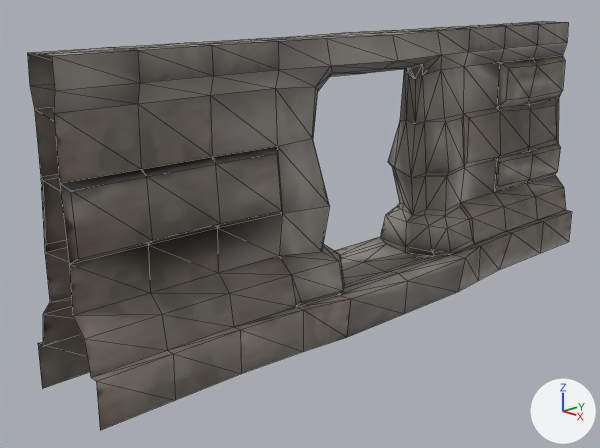
The Blender file blender/castle_main.blend: old version first, new version second.
Before and after are seen from a camera (50 mm lens) standing at (8.09, -9.0, 4.75) and looking at (-0.52, -0.85, 1.28). The lights are fixed; the arrows at lower right show +X, +Y and +Z. Mesh edges are drawn as thin lines.

In view in the first picture: 'Wall10door'.
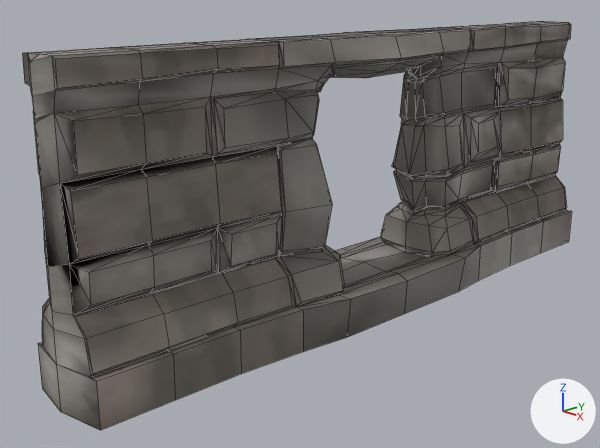
Pixel boxes (x1, y1, x2, y2) of what changed, in the pictures (600 x 448 px):
'Wall10door', reshaped: before (27, 21, 572, 430); after (22, 21, 572, 430)

The change, as a list of edits to the scene's bpy script:
```text
Add me_grid_015:
    me_grid_015.from_pydata(...)  # 649 vertices, 1018 faces; spans x -0.9..0.93, y -5.12..5.16, z -0.03..4.03
    me_grid_015.materials.append(mat_material_001)  # picture img_atlas_2k_diff_png
Change ob_wall10door_1:
    ob_wall10door_1: bpy.data.objects.new('Wall10door', me_grid_011) -> bpy.data.objects.new('Wall10door', me_grid_015)
```
